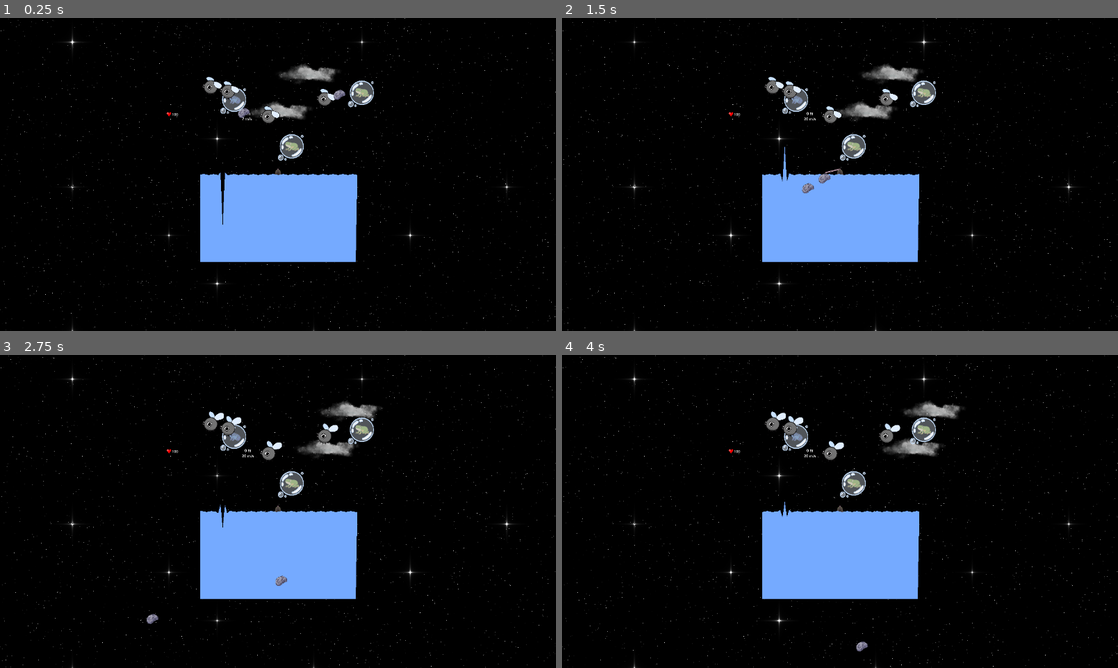
Above: before the commit, frames 1-4 (two rows, left to right).
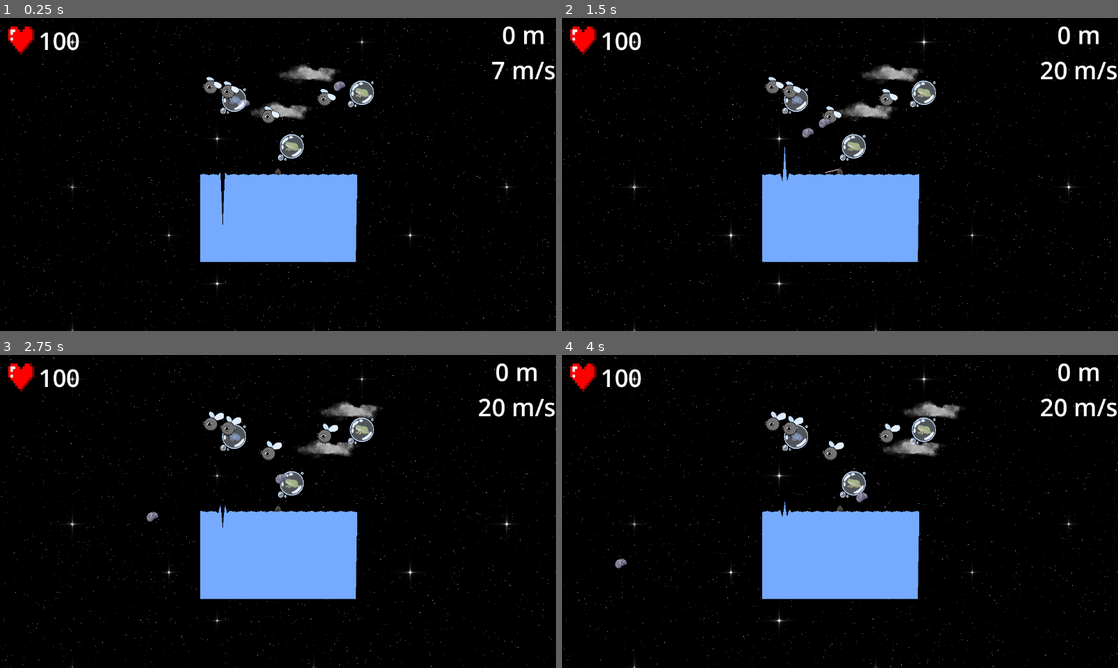
Above: after the commit, the same moments.

Repository: ygda-org/frog-jam
Game: Godot game, scene res://scenes/main.tscn
The game is run twice, just before and just after one commit, with the same random seed, the same clock (stepped at 60 frames per second) and the same inputs.
Inputs (mouse positions are in pixels of both pictures, inside the frame that each line leads up to):
- Up to frame 1 (0.25 s): no input
- Up to frame 2 (1.5 s): move the mouse to (962, 158) at 0.52 s; click (962, 158) at 0.67 s; move the mouse to (728, 190) at 1.27 s; click (728, 190) at 1.42 s
- Up to frame 3 (2.75 s): move the mouse to (333, 442) at 2.02 s; click (333, 442) at 2.17 s
- Up to frame 4 (4 s): move the mouse to (812, 574) at 2.77 s; click (812, 574) at 2.92 s; move the mouse to (1006, 558) at 3.52 s; click (1006, 558) at 3.67 s

The runs differ from the first frame. In frame 1, 1.1% of the frame differs, in the area x 1-100%, y 2-33%; in frame 2, 1.2%, in the area x 1-100%, y 2-56%; in frame 3, 1.2%; in frame 4, 1.2%.

Commit message:
Fixed HUD and refactored iframes

Diff:
--- a/scenes/main.tscn
+++ b/scenes/main.tscn
@@ -26,7 +26,7 @@
 [node name="Player" parent="." node_paths=PackedStringArray("STOMACH", "HUD") instance=ExtResource("1_0wfyh")]
 powerup_time_length = 3
 STOMACH = NodePath("../subview/Stomach")
-HUD = NodePath("../Camera2D/HUD")
+HUD = NodePath("../CanvasLayer/HUD")
 
 [node name="stomach" type="Sprite2D" parent="Player"]
 texture = SubResource("ViewportTexture_o6xl0")
@@ -35,17 +35,6 @@
 zoom = Vector2(0.155, 0.155)
 script = ExtResource("2_0wfyh")
 player = NodePath("../Player")
-
-[node name="HUD" parent="Camera2D" instance=ExtResource("7_tipki")]
-anchors_preset = 0
-anchor_right = 0.0
-anchor_bottom = 0.0
-offset_left = -1500.0
-offset_top = -850.0
-offset_right = -1500.0
-offset_bottom = -850.0
-grow_horizontal = 1
-grow_vertical = 1
 
 [node name="ColorRect" type="ColorRect" parent="Camera2D"]
 z_index = -2
@@ -83,3 +72,7 @@
 [node name="WaterBody" parent="." instance=ExtResource("9_85g3d")]
 SPRING_GAP_DIST = 30.0
 starting_y = 0.0
+
+[node name="CanvasLayer" type="CanvasLayer" parent="."]
+
+[node name="HUD" parent="CanvasLayer" instance=ExtResource("7_tipki")]
--- a/scripts/asteroid.gd
+++ b/scripts/asteroid.gd
@@ -10,7 +10,7 @@
 	var chosen_asteroid = random.randi_range(0,3)
 	$Sprite2D.texture = textures[chosen_asteroid]
 	$Collision.shape = collisions[chosen_asteroid]
-	velocity = Vector2(random.randi_range(-10, 10), random.randi_range(1, 10)) * 100
+	velocity = Vector2(random.randi_range(-10, 10), random.randi_range(1, 5)) * 100
 
 # Called every frame. 'delta' is the elapsed time since the previous frame.
 func _physics_process(delta: float) -> void:
@@ -18,3 +18,6 @@
 	for i in range(get_slide_collision_count()):
 		if get_slide_collision(i).get_collider().name == "Player":
 			get_slide_collision(i).get_collider().hit(10)
+			#velocity.rotated(get_slide_collision(i).get_angle())
+			velocity = velocity.length() * Vector2.RIGHT.rotated(get_slide_collision(i).get_angle())
+			get_slide_collision(i).get_collider().velocity = get_slide_collision(i).get_collider().velocity.length() * Vector2.LEFT.rotated(get_slide_collision(i).get_angle()) * 0.5
--- a/scripts/background_spawner.gd
+++ b/scripts/background_spawner.gd
@@ -8,6 +8,6 @@
 	var chosen_cloud = cloud.instantiate()
 	var randx = DisplayServer.screen_get_size().x
 	chosen_cloud.position.x = randf()*randx-(randx/2)
-	print(chosen_cloud.position.x)
+	#print(chosen_cloud.position.x)
 	chosen_cloud.position.y = y_pos
 	get_parent().add_child(chosen_cloud)
--- a/scripts/clod.gd
+++ b/scripts/clod.gd
@@ -15,4 +15,4 @@
 
 func _on_visible_on_screen_notifier_2d_screen_exited() -> void:
 	position.x = (DisplayServer.screen_get_size().x / -2)-150
-	print(position.x)
+	#print(position.x)
--- a/scripts/player.gd
+++ b/scripts/player.gd
@@ -80,7 +80,7 @@
 
 	match frog_data.powerup:
 		FrogData.Powerups.Slowfall:
-			print("Slow fall attained!")
+			#print("Slow fall attained!")
 			self.GRAVITY = self.MAX_GRAVITY / 2
 			self.powerup_timer.timeout.connect(func():
 				self.GRAVITY = self.MAX_GRAVITY
@@ -90,7 +90,7 @@
 			self.powerup_timer.start()
 			#print("slowfall activated")
 		FrogData.Powerups.Dart:
-			print("Poison attained!")
+			#print("Poison attained!")
 			poisonous = true
 			self.powerup_timer.timeout.connect(func():
 				poisonous = false
@@ -99,14 +99,16 @@
 			self.powerup_timer.start()
 
 func hit(dmg: int):
-	if invincible:
-		return
-	else:
-		invincible = true
-		health -= dmg
-		HUD.get_node("MarginContainer/HBoxContainer/Health Label").text = str(health)
-		$IFrames.start()
+	#if invincible:
+		#return
+	#else:
+	invincible = true
+	collision_layer = 0
+	health -= dmg
+	HUD.get_node("MarginContainer/HBoxContainer/Health Label").text = str(health)
+	$IFrames.start()
 
 
 func _on_i_frames_timeout():
 	invincible = false
+	collision_layer = 2
--- a/ui/hud.tscn
+++ b/ui/hud.tscn
@@ -3,8 +3,8 @@
 [ext_resource type="Script" uid="uid://ch6bxein65cgn" path="res://scripts/hud.gd" id="1_276te"]
 [ext_resource type="Texture2D" uid="uid://dyswg2ddwmkm5" path="res://assets/images/Heart (2).png" id="1_rbyyf"]
 
-[node name="HUD" type="Control"]
-layout_mode = 3
+[node name="HUD" type="PanelContainer"]
+self_modulate = Color(1, 1, 1, 0)
 anchors_preset = 15
 anchor_right = 1.0
 anchor_bottom = 1.0
@@ -13,9 +13,9 @@
 script = ExtResource("1_276te")
 
 [node name="MarginContainer" type="MarginContainer" parent="."]
-layout_mode = 0
-offset_right = 64.0
-offset_bottom = 64.0
+layout_mode = 2
+size_flags_horizontal = 0
+size_flags_vertical = 0
 theme_override_constants/margin_left = 12
 theme_override_constants/margin_top = 12
 
@@ -33,10 +33,9 @@
 horizontal_alignment = 1
 
 [node name="MarginContainer2" type="MarginContainer" parent="."]
-layout_mode = 0
-offset_left = 1018.0
-offset_right = 1152.0
-offset_bottom = 142.0
+layout_mode = 2
+size_flags_horizontal = 8
+size_flags_vertical = 0
 
 [node name="VBoxContainer" type="VBoxContainer" parent="MarginContainer2"]
 layout_mode = 2
Not shown: 1 places in scenes/main.tscn that only renumber resources
